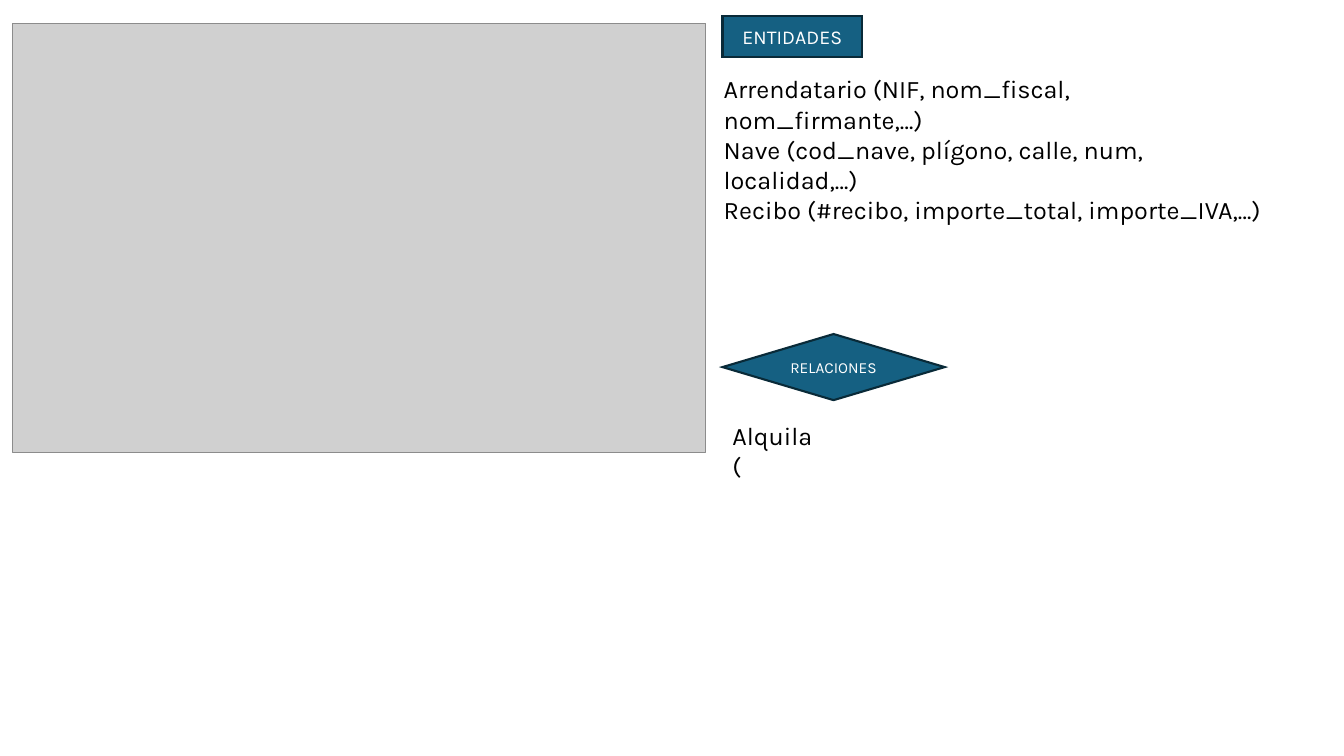
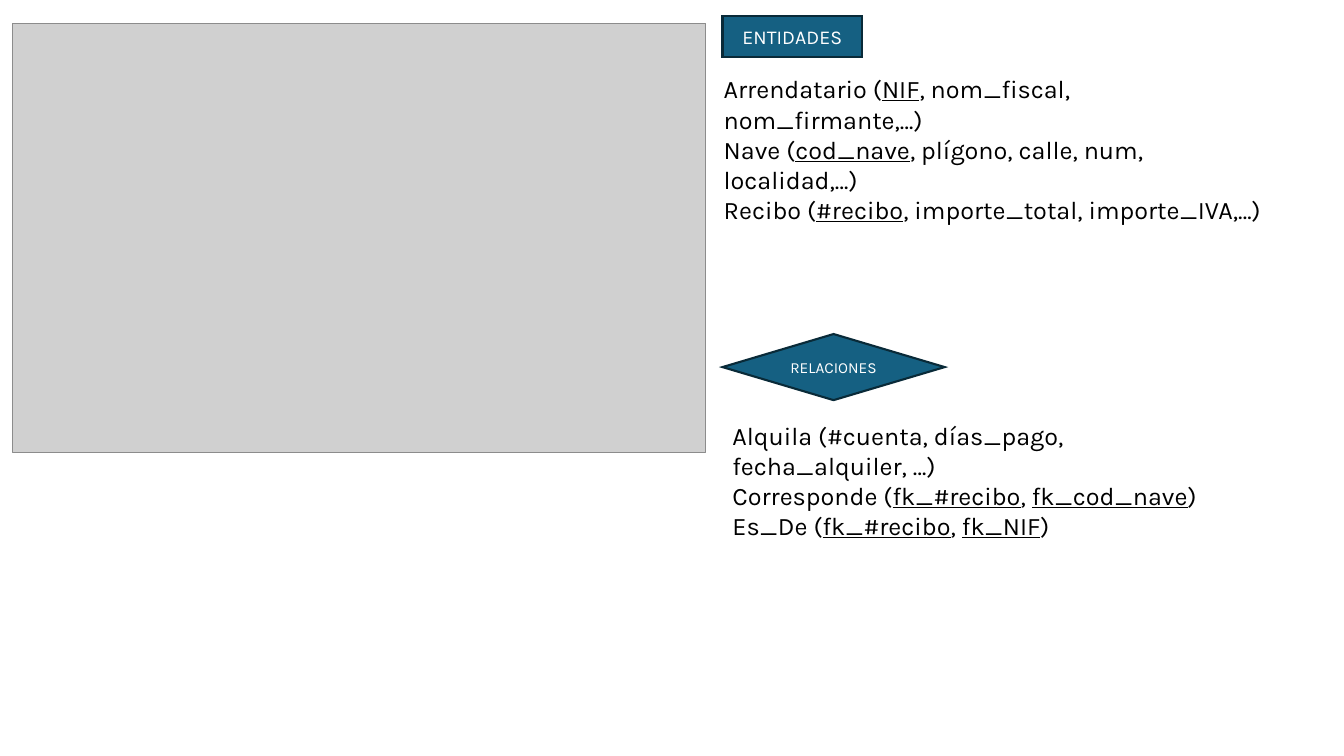
Before and after one commit to AchillesD9-Alex/-2024-Java-Angular-Bootcamp, a slide deck: slide 8 of [JAVA]/C3/TA13/ta13.pptx (slide 7 before the commit). Drawn at 1344x756 pixels with LibreOffice and Linux fonts; fonts in the diff are those of the drawing; grey boxes stand for pictures. Boxes give left, top, right and bottom in pixels: in the first picture for what was removed or moved away, otherwise in the second. Text is boxed around its words. In the diff, an @@ line names an element or a change of style, - is before the commit and + after.

```diff
--- a/[JAVA]/C3/TA13/ta13.pptx
+++ b/[JAVA]/C3/TA13/ta13.pptx
@@ text "Arrendatario (NIF, nom_fiscal, nom_firmante,…)" at [724, 80, 1261, 225]: underline on in "(NIF,", "(cod_nave,", "(#recibo," @@
@@ text at [732, 426, 1197, 538]: text changed @@
-Alquila (
+Alquila (#cuenta, días_pago, fecha_alquiler, …)
+Corresponde (fk_#recibo, fk_cod_nave)
+Es_De (fk_#recibo, fk_NIF)
```
Also in this commit, not shown: 2 slides added, 1 slide removed, 13 other files.
